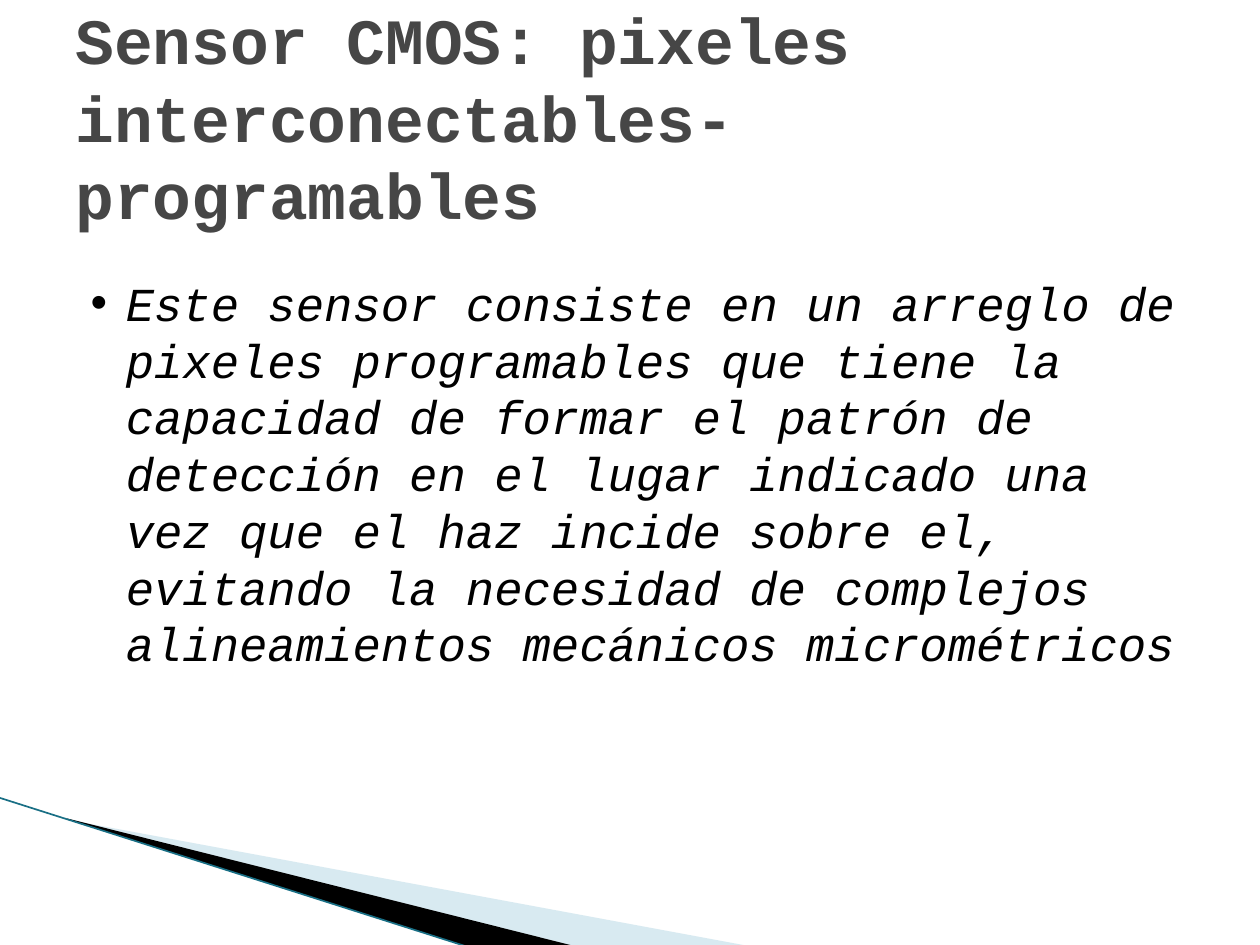
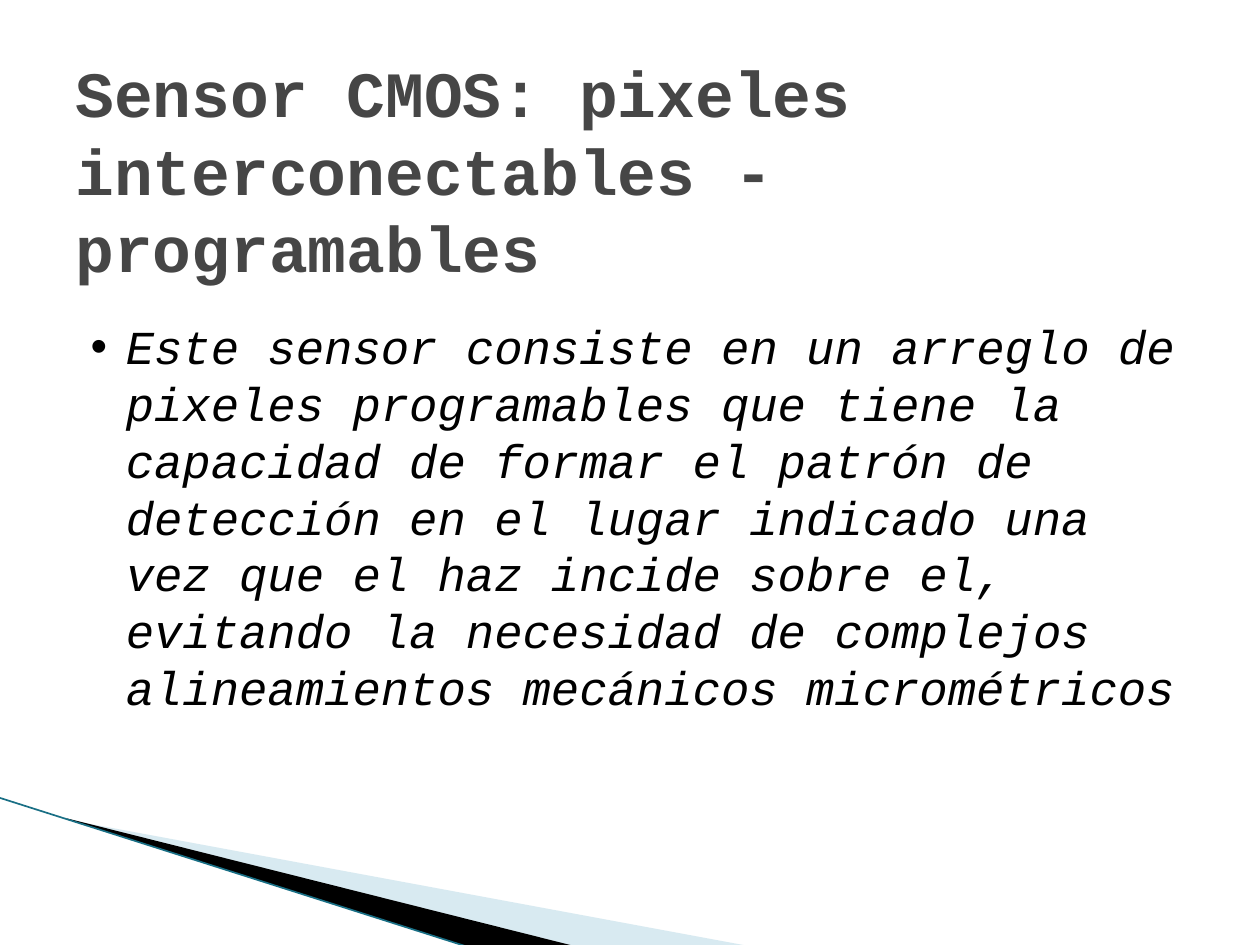
Before and after one commit to marianomorel/maestria-repo, a slide deck: slide 6 of sensores_cmos_presentacion.pptx. Drawn at 1260x945 pixels with LibreOffice and Linux fonts; fonts in the diff are those of the drawing; background and template pictures are left out. Boxes give left, top, right and bottom in pixels: in the first picture for what was removed or moved away, otherwise in the second. Text is boxed around its words. In the diff, an @@ line names an element or a change of style, - is before the commit and + after.

```diff
--- a/sensores_cmos_presentacion.pptx
+++ b/sensores_cmos_presentacion.pptx
@@ title at [75, 71, 850, 286]: spaces changed @@
-Sensor CMOS: pixeles interconectables-programables
+Sensor CMOS: pixeles interconectables - programables
@@ text "Este sensor consiste en un ...": place and size @@
-text "Este sensor consiste en un ..." at [126, 287, 1175, 662]
+text "Este sensor consiste en un ..." at [126, 331, 1175, 706]
```
Also in this commit, not shown: 5 other slides changed, 1 other file.
